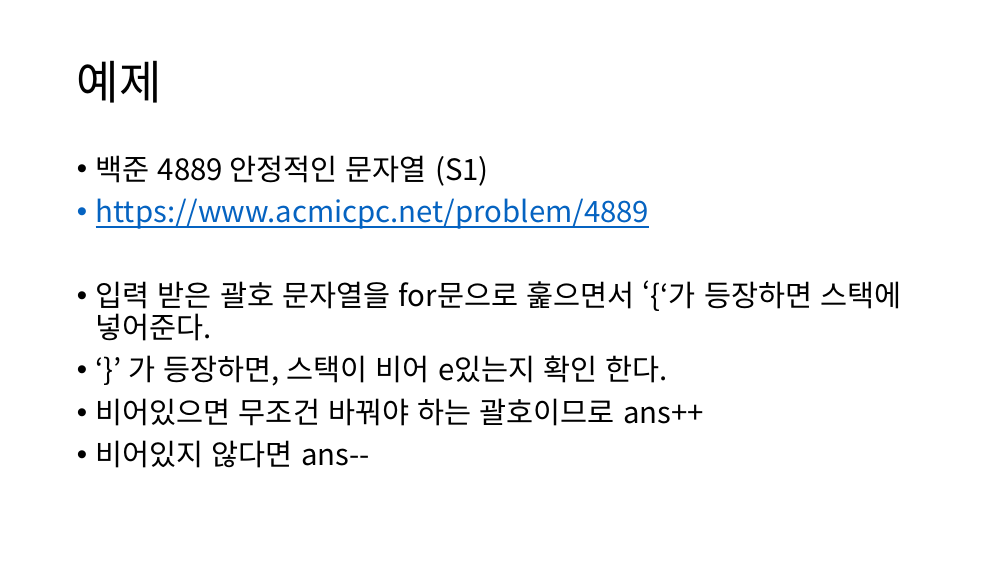
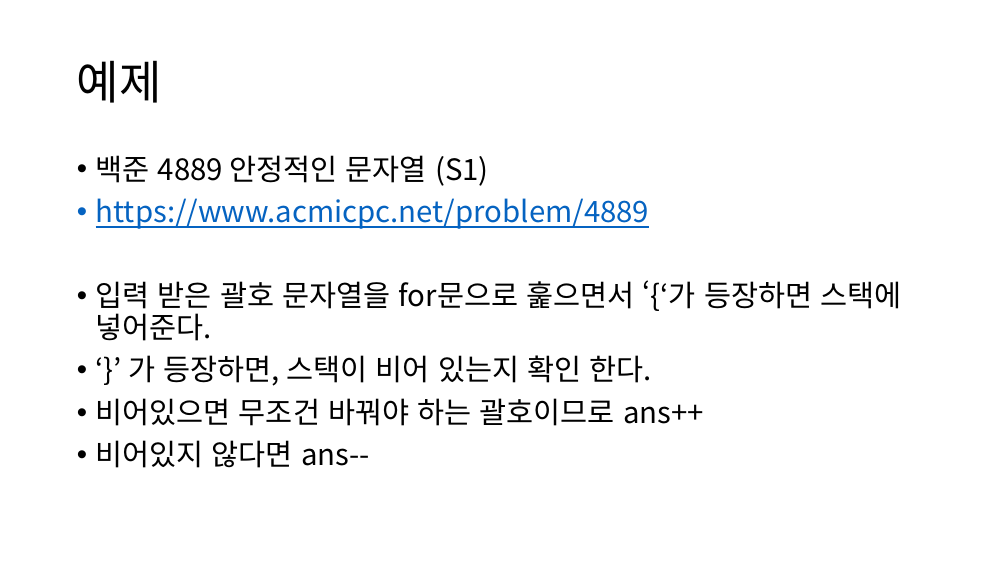
Before and after one commit to quizoverflow/2023_Algorithm_Study, a slide deck: slide 8 of third_week/3주차.pptx. Drawn at 1008x567 pixels with LibreOffice and Linux fonts; fonts in the diff are those of the drawing. Boxes give left, top, right and bottom in pixels: in the first picture for what was removed or moved away, otherwise in the second. Text is boxed around its words. In the diff, an @@ line names an element or a change of style, - is before the commit and + after.

```diff
--- a/third_week/3주차.pptx
+++ b/third_week/3주차.pptx
@@ text at (129, 355, 651, 386): text changed @@
-• ‘}’ 가 등장하면, 스택이 비어 e있는지 확인 한다.
+• ‘}’ 가 등장하면, 스택이 비어 있는지 확인 한다.
```
Also in this commit, not shown: 9 other files.
